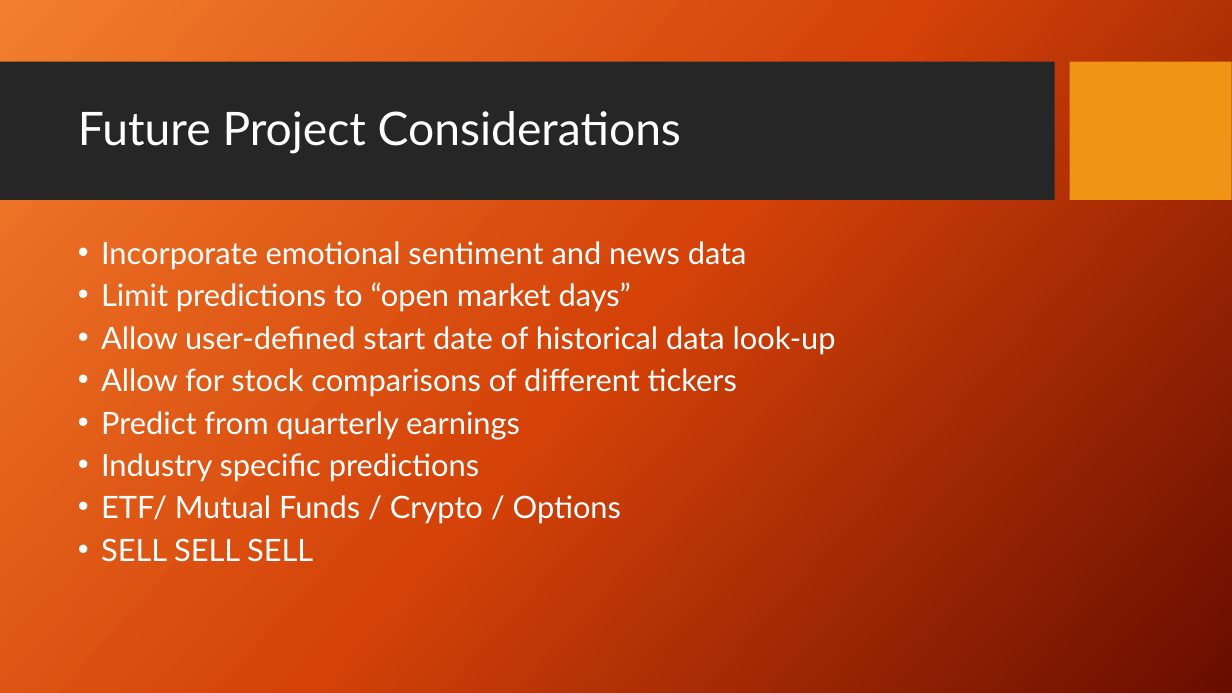
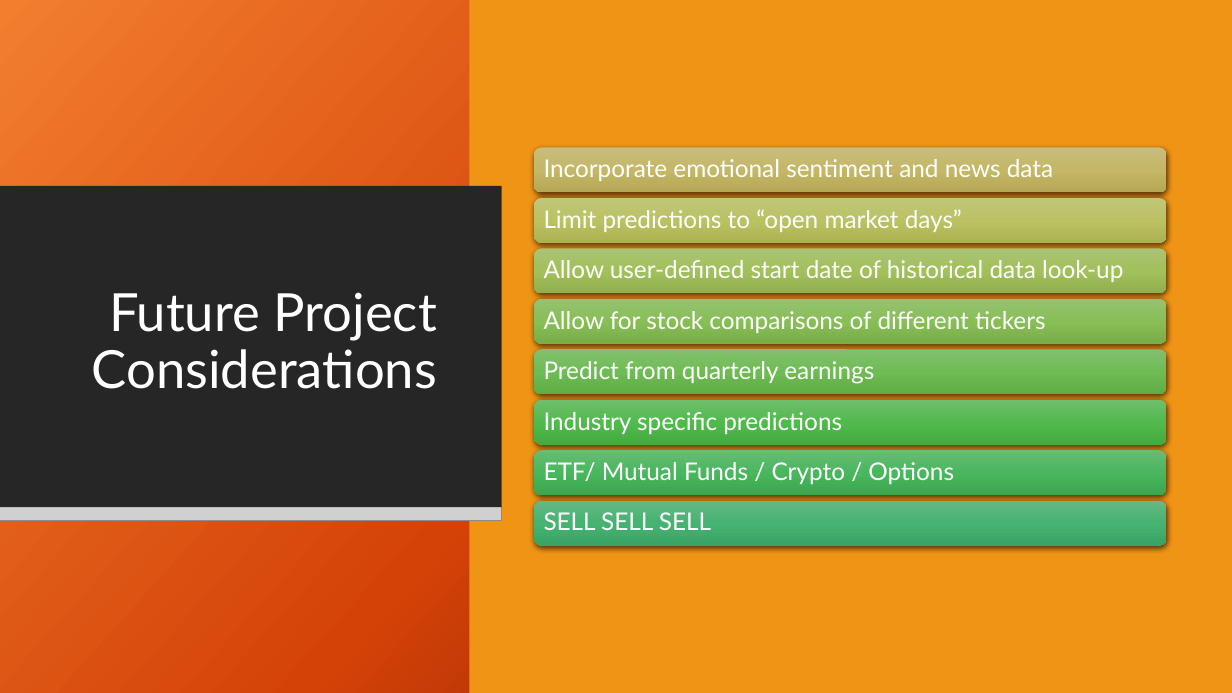
Before and after one commit to helleborus22/Machine-Learning-Project4, a slide deck: slide 11 of Project 4 Group 6 112922.pptx (slide 12 before the commit). Drawn at 1232x693 pixels with LibreOffice and Linux fonts; fonts in the diff are those of the drawing; grey boxes stand for pictures; background and template pictures are left out. Boxes give left, top, right and bottom in pixels: in the first picture for what was removed or moved away, otherwise in the second. Text is boxed around its words. In the diff, an @@ line names an element or a change of style, - is before the commit and + after.

Commit message:
Update Project 4 Group 6 112922.pptx
Updated slides and pngs

```diff
--- a/Project 4 Group 6 112922.pptx
+++ b/Project 4 Group 6 112922.pptx
@@ rectangle added at box(0, 0, 1232, 693), fill gradient #F18031 to #D54209 to #6A0D00 @@
@@ rectangle added at box(470, 0, 1232, 693), fill #F09415 @@
@@ rectangle added at box(0, 186, 502, 507), fill #262626 @@
@@ title "Future Project Considerations": place and size @@
-title "Future Project Considerations" at box(78, 111, 681, 154)
+title "Future Project Considerations" at box(92, 292, 437, 389)
@@ title "Future Project Considerations" at box(92, 292, 437, 389): size 36 to 41 pt; alignment left to right @@
@@ text removed at box(101, 241, 836, 562) @@
-• Incorporate emotional sentiment and news data
-• Limit predictions to “open market days”
-• Allow user-defined start date of historical data look-up
-• Allow for stock comparisons of different tickers
-• Predict from quarterly earnings
-• Industry specific predictions
-• ETF/ Mutual Funds / Crypto / Options
-• SELL SELL SELL
@@ picture added at box(0, 506, 502, 520) @@
@@ group added at box(534, 148, 1167, 546): 8 rounded rectangles, 8 texts @@
+Incorporate emotional sentiment and news data
+Limit predictions to “open market days”
+Allow user-defined start date of historical data look-up
+Allow for stock comparisons of different tickers
+Predict from quarterly earnings
+Industry specific predictions
+ETF/ Mutual Funds / Crypto / Options
+SELL SELL SELL
```
Also in this commit, not shown: 7 other slides changed, 1 slide added, 2 slides removed.
